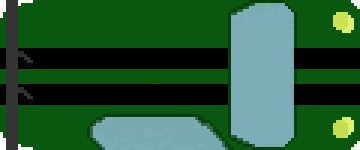
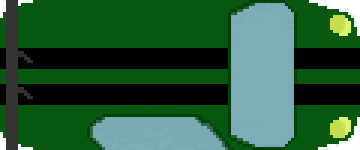
Two versions of the same layered image (w=360, h=150). Layer-by-layer changes:
painted on "Background" over [309, 0, 360, 150]
